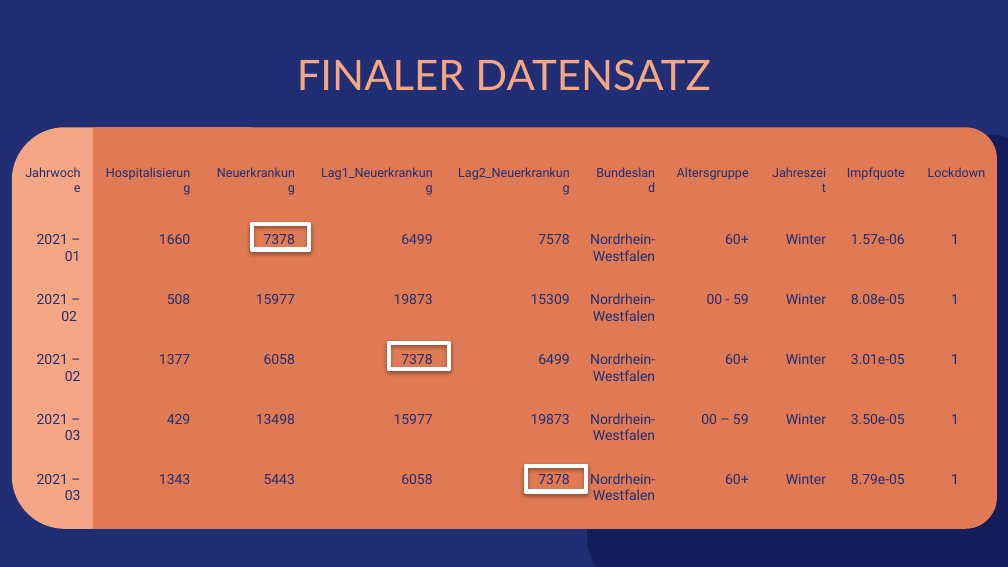
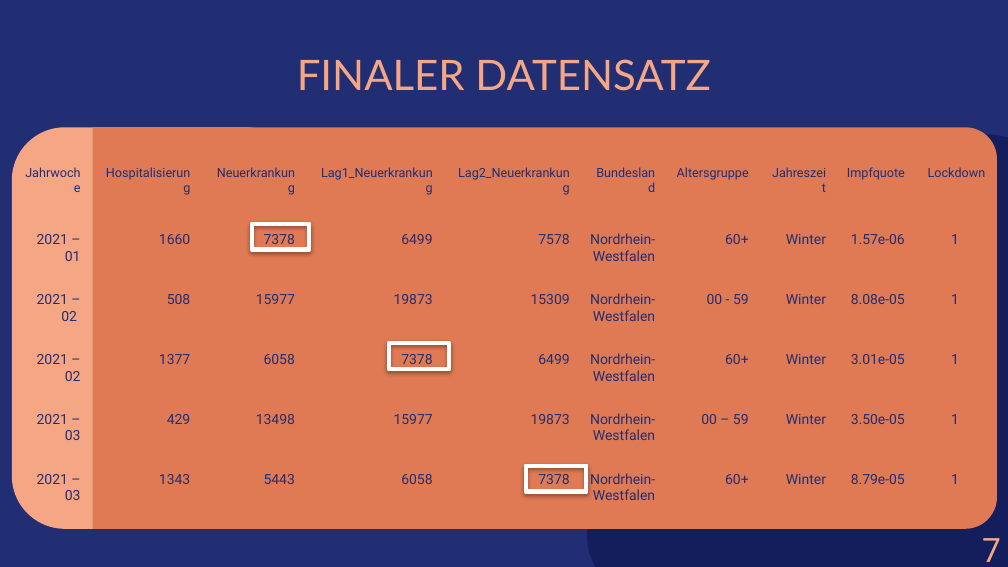
Before and after one commit to amarquard089/Covid19-Hospitalisierungsrate, a slide deck: slide 7 of Praesentation/COVID-19 Hospitalisierungsrate .ppt.pptx. Drawn at 1008x567 pixels with LibreOffice and Linux fonts; fonts in the diff are those of the drawing. Boxes give left, top, right and bottom in pixels: in the first picture for what was removed or moved away, otherwise in the second. Text is boxed around its words. In the diff, an @@ line names an element or a change of style, - is before the commit and + after.

```diff
--- a/Praesentation/COVID-19 Hospitalisierungsrate .ppt.pptx
+++ b/Praesentation/COVID-19 Hospitalisierungsrate .ppt.pptx
@@ text added at [982, 538, 1001, 562], 24 pt, text #F5A785 @@
+7
```
Also in this commit, not shown: 21 other slides changed, 1 slide added, 1 slide removed, 1 other file.
